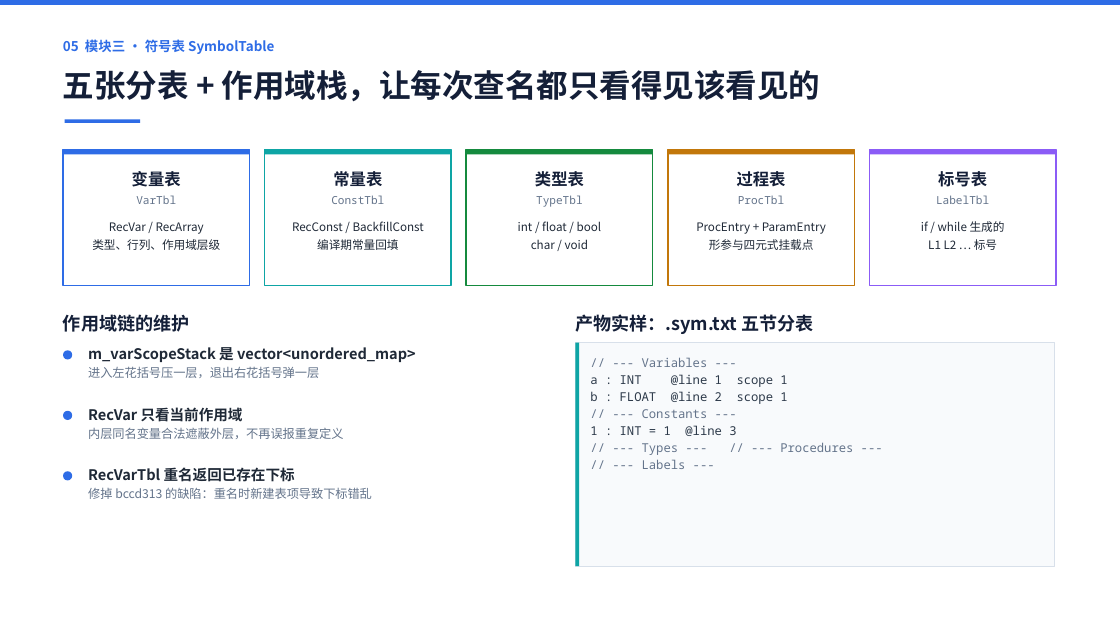
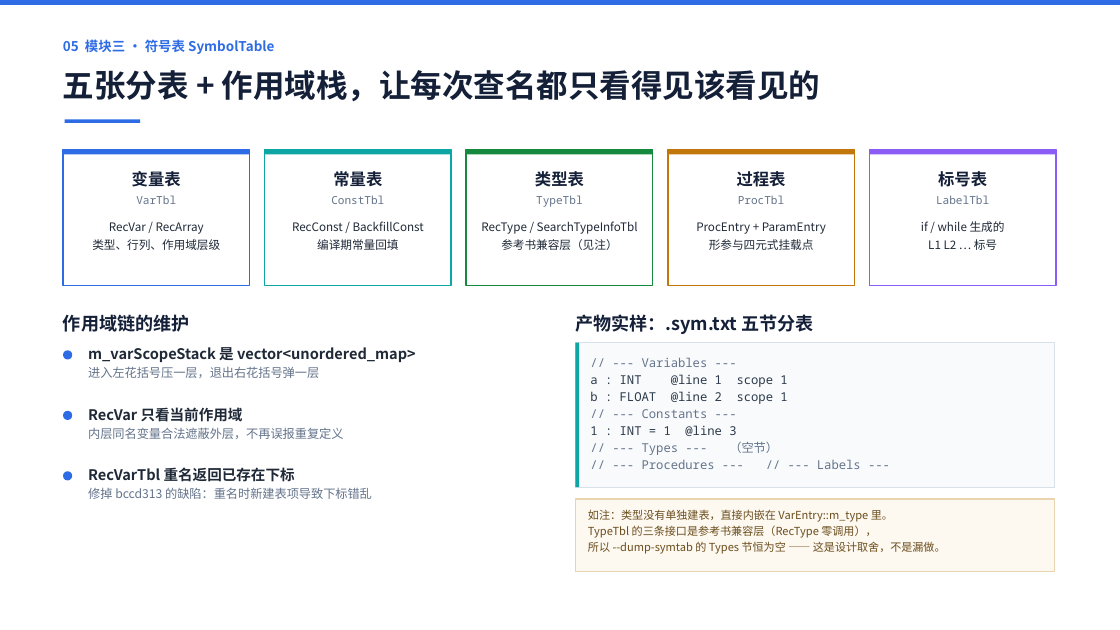
Before and after one commit to 9527-qincheng/MiniCCompiler, a slide deck: slide 6 of docs/MiniC编译器_答辩演示.pptx. Drawn at 1120x630 pixels with LibreOffice and Linux fonts; fonts in the diff are those of the drawing. Boxes give left, top, right and bottom in pixels: in the first picture for what was removed or moved away, otherwise in the second. Text is boxed around its words. In the diff, an @@ line names an element or a change of style, - is before the commit and + after.

Commit message:
docs: 答辩 PPT 逐页复核后的五处口径修正
1. p2 挑战版差异：去掉「新增字符串」——字符串字面量语法层不接受
   （print("hi") 报错），改为如实写「字符、布尔、数组、函数、控制流、
   短路求值、++ / --、常量折叠」
2. p4 语义页：诊断实测 18 例 → 19 例（新增 ok_bool_relational）
3. p4 语法页 AST 代码块：补 UnOp(INC) / UnOp(NOT) 两行，
   让 ++ / -- 与一元运算在 AST 里可见；块高 1.16 → 1.32
4. p13 GUI 页：内建语法手册 10 章 67 条 / 59 条示例 → 68 条 / 60 条
   （实测 node test/book-smoke.js 输出「共 68 条：ok 36 / no 16 /
   limit 8 / info 8」）
5. p5 符号表页：类型表卡片不再写「int / float / bool / char / void」
   （那会让人以为 Types 节有内容），改为如实写「RecType /
   SearchTypeInfoTbl 参考书兼容层」；.sym.txt 实样标注「（空节）」，
   下方加注说明类型内嵌在 VarEntry::m_type、RecType 零调用、
   Types 节恒为空是设计取舍

这五处都是「PPT 上的说法与代码实际行为对不上」，属于答辩会被问住的点。

```diff
--- a/docs/MiniC编译器_答辩演示.pptx
+++ b/docs/MiniC编译器_答辩演示.pptx
@@ text at <box>481,221,638,250</box>: text changed @@
-int / float / bool
-char / void
+RecType / SearchTypeInfoTbl
+参考书兼容层（见注）
@@ rectangle: place and size @@
-rectangle at <box>576,343,1054,566</box>
+rectangle at <box>576,343,1054,487</box>
@@ rectangle: place and size @@
-rectangle at <box>576,343,579,566</box>
+rectangle at <box>576,343,579,487</box>
@@ text at <box>642,442,861,469</box>: text changed @@
-// --- Types --- // --- Procedures ---
-// --- Labels ---
+// --- Types --- （空节）
+// --- Procedures --- // --- Labels ---
@@ rectangle added at <box>576,499,1054,571</box>, fill #FDF8F0, outline #E8D5B0 1 pt @@
@@ text added at <box>588,509,946,554</box>, 9.5 pt, text #6B4E1E @@
+如注：类型没有单独建表，直接内嵌在 VarEntry::m_type 里。
+TypeTbl 的三条接口是参考书兼容层（RecType 零调用），
+所以 --dump-symtab 的 Types 节恒为空 —— 这是设计取舍，不是漏做。
```
Also in this commit, not shown: 4 other slides changed.
